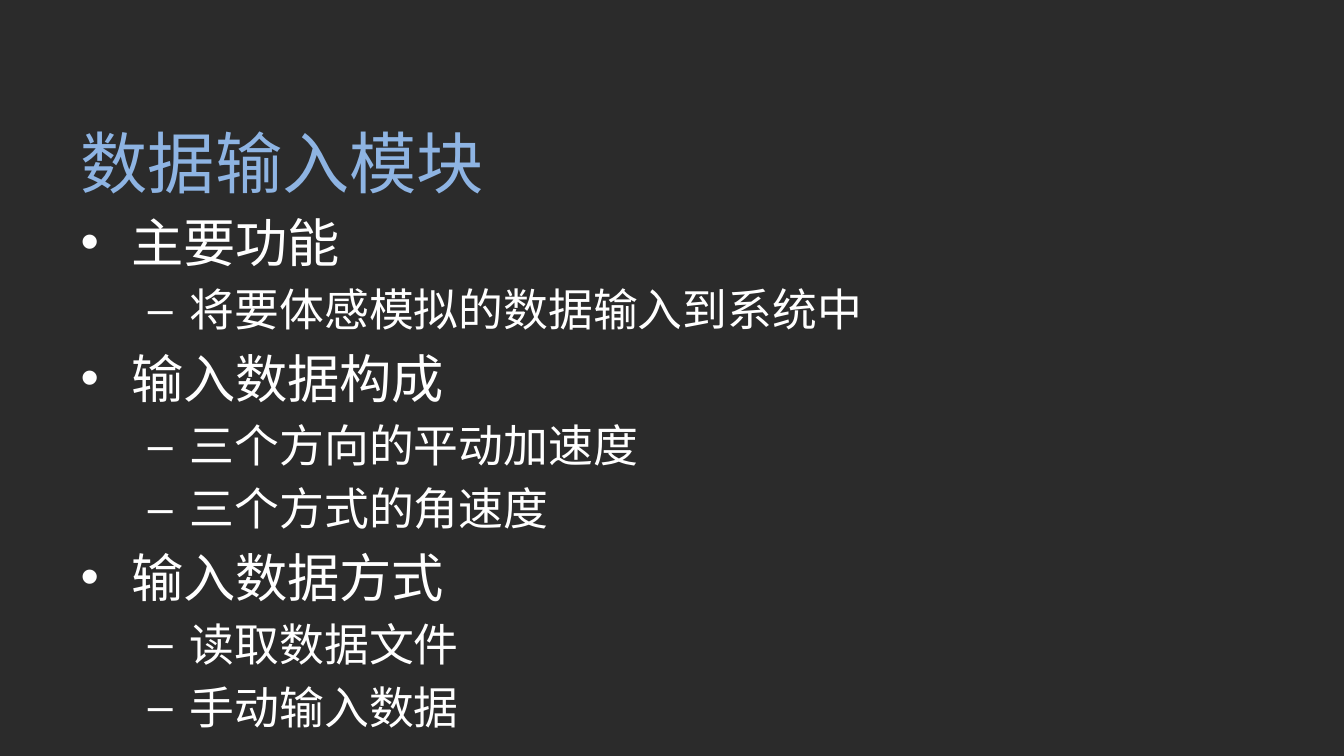
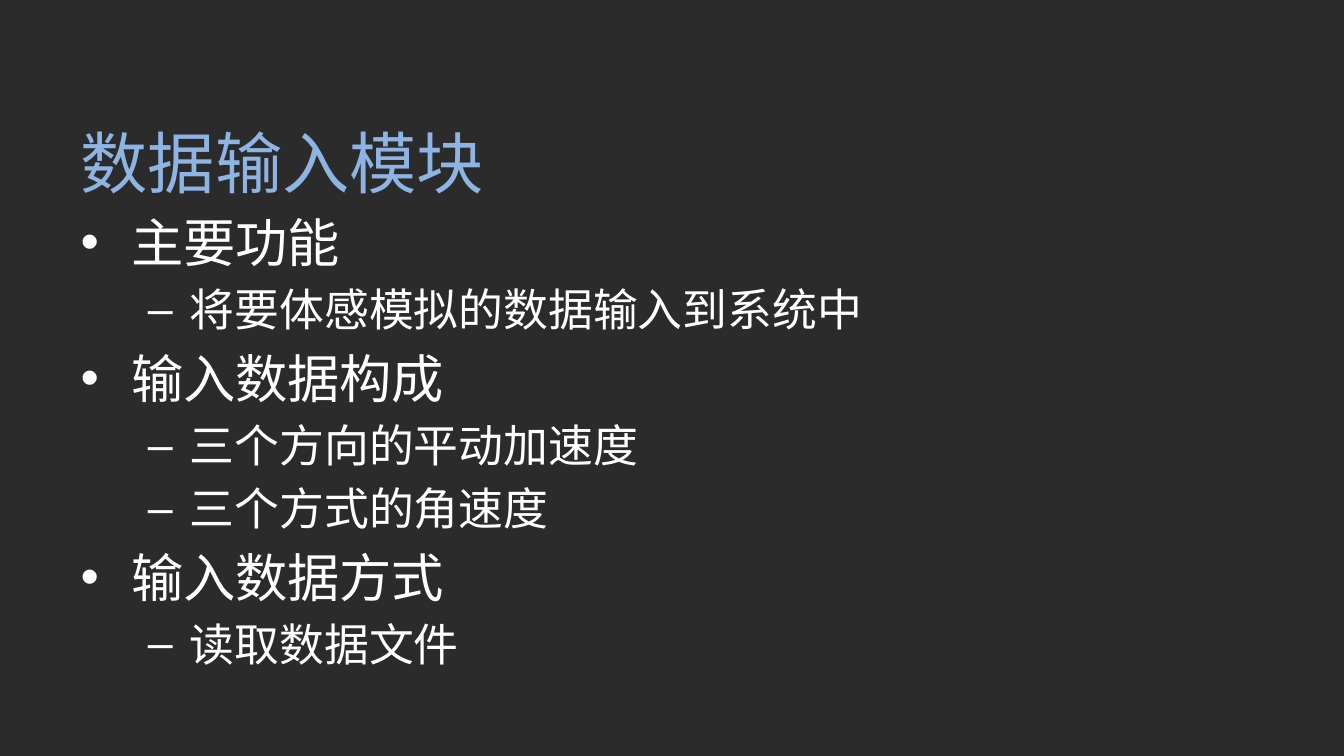
Before and after one commit to xychen5/3dvr, a slide deck: slide 5 of 陈新宇_U201614921_答辩.pptx. Drawn at 1344x756 pixels with LibreOffice and Linux fonts; fonts in the diff are those of the drawing; background and template pictures are left out; a plain dark background stands for a picture behind light text. Boxes give left, top, right and bottom in pixels: in the first picture for what was removed or moved away, otherwise in the second. Text is boxed around its words. In the diff, an @@ line names an element or a change of style, - is before the commit and + after.

```diff
--- a/陈新宇_U201614921_答辩.pptx
+++ b/陈新宇_U201614921_答辩.pptx
@@ text at (x1=190, y1=686, x2=459, y2=728): paragraph removed @@
-  – 手动输入数据
```
Also in this commit, not shown: 6 other slides changed, 1 slide added.
